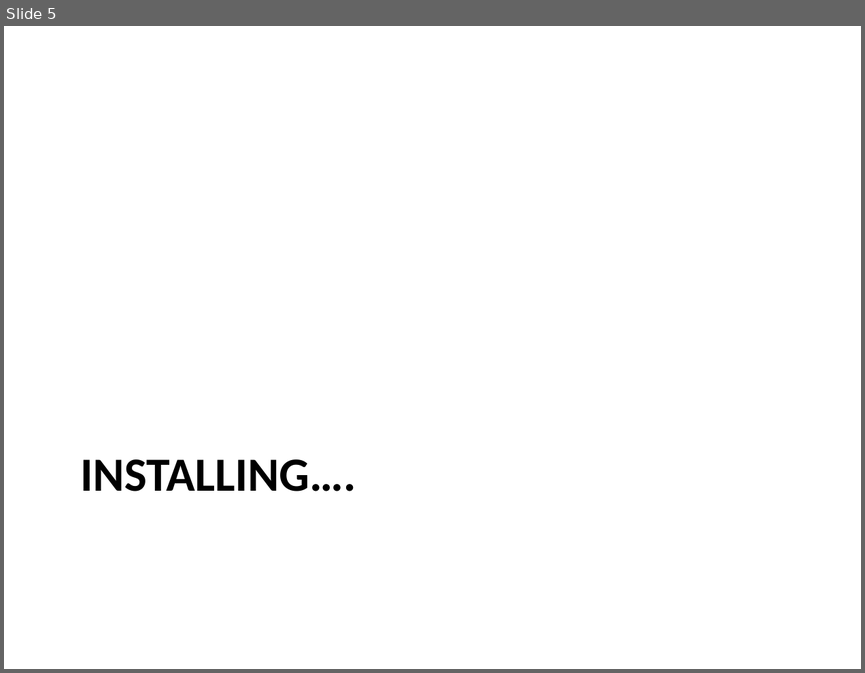
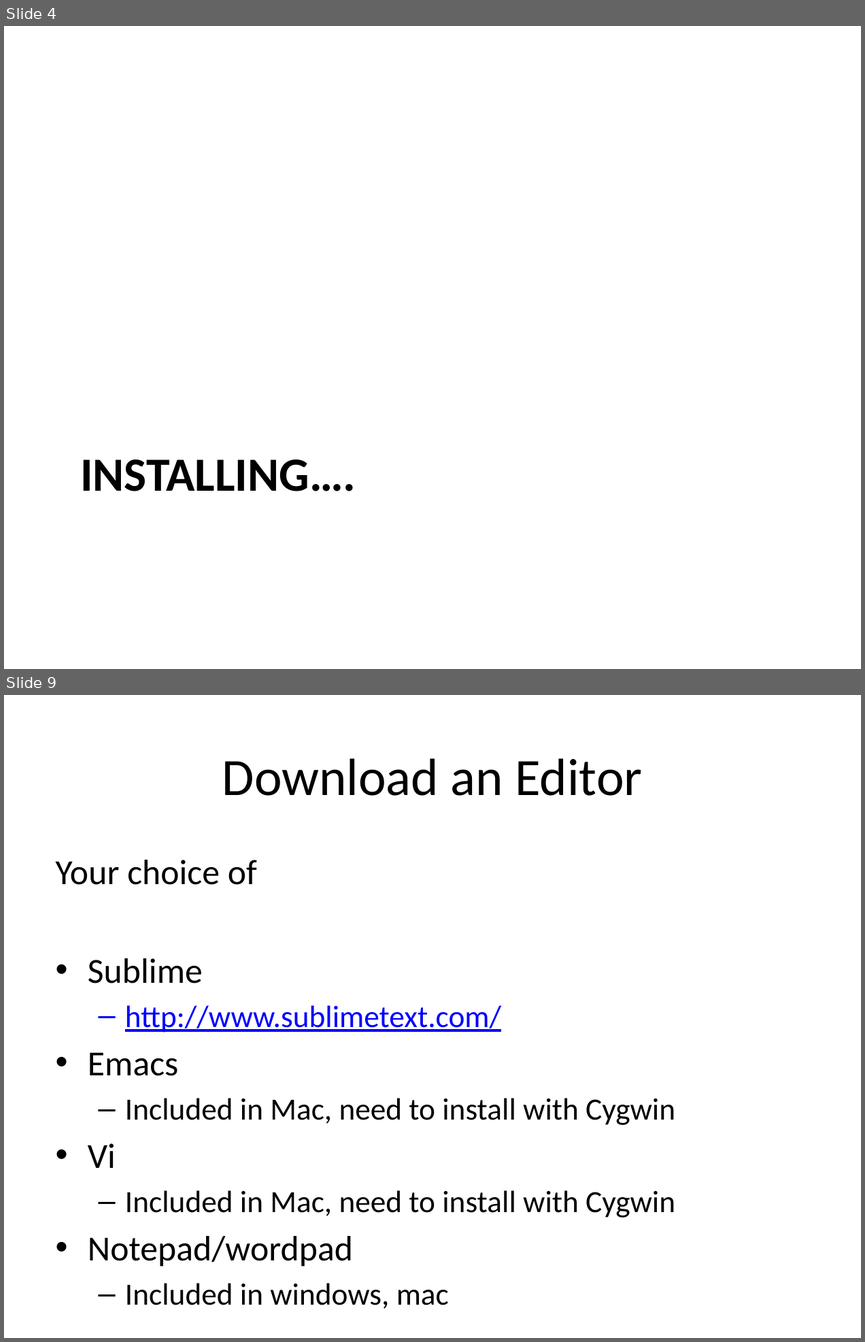
Before and after one commit to kinsidar/Spring2016, a slide deck: Slides/Lab1.pptx. Shown one above the other, each under a label of ours: slide 5 before the commit, slides 4 and 9 after it; the slides between them are not shown. The pictures are 865x673 and 865x1342 pixels, drawn with LibreOffice and Linux fonts; fonts in the diff are those of the drawing. Boxes give left, top, right and bottom in pixels: in the first picture for what was removed or moved away, otherwise in the second. Text is boxed around its words. In the diff, an @@ line names an element or a change of style, - is before the commit and + after.

```diff
--- a/Slides/Lab1.pptx
+++ b/Slides/Lab1.pptx
@@ slide 9 added at box(4, 695, 861, 1338), background #FFFFFF @@
@@ title added at box(222, 758, 642, 796), 44 pt, text #000000 @@
+Download an Editor
@@ text added at box(56, 860, 675, 1308), 25.9 pt, text #000000 @@
+Your choice of
+• Sublime
+  – http://www.sublimetext.com/
+• Emacs
+  – Included in Mac, need to install with Cygwin
+• Vi
+  – Included in Mac, need to install with Cygwin
+• Notepad/wordpad
+  – Included in windows, mac
@@ what was slide 5 is now slide 4 @@
```
Also in this commit, not shown: 2 slides changed, 13 other slides added, 2 slides removed.
